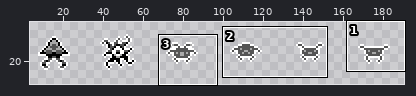
Sprite sheet, stored at assets/entities/enemies.png. The picture above shows the old version from afar; the outline marks the close-up.
Close-up. The starting point:
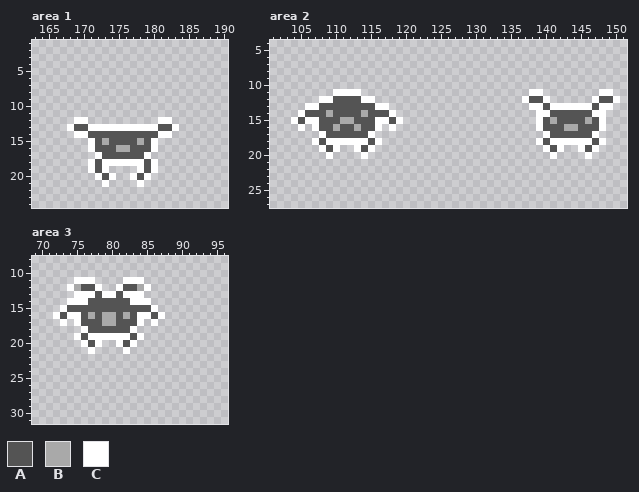
The file is 192x32 pixels. Shown: area 1: x 163..190, y 1..24; area 2: x 101..151, y 4..27; area 3: x 69..96, y 8..31. The wide view leaves out empty margins.
Palette (. is transparent): A #545454  B #a9a9a9  C #ffffff
Pixels before, area 1, first column x 168:
12 .CC..........CC.
13 CAACCCCCCCCCCAAC
14 .CCAAAAAAAAAACC.
15 ...CABAAAABAC...
16 ...CAAABBAAAC...
17 ....CAAAAAAC....
18 ...CACCCCCCAC...
19 ...CAC....CAC...
20 ....CAC..CAC....
21 .....C....C.....
Pixels before, area 2, first column x 104:
11 ......CCCC........................CC........CC.
12 ....CCAAAACC.....................CAAC......CAAC
13 ..CCAAAAAAAACC....................CCACCCCCCACC.
14 .CAAABAAAABAAAC....................CCAAAAAACC..
15 CACCAAABBAAACCAC...................CABAAAABAC..
16 .C.CAABAABAAC.C....................CAAABBAAAC..
17 ....CAAAAAAC........................CAAAAAAC...
18 ...CACCCCCCAC......................CACCCCCCAC..
19 ....CAC..CAC........................CAC..CAC...
20 .....C....C..........................C....C....
Pixels before, area 3, first column x 72:
11 ...CCC....CCC...
12 ..CBAAC..CAABC..
13 ...CCCACCACCC...
14 ..CCCAAAAAACCC..
15 .CAAAAAAAAAAAAC.
16 CACCABABBABACCAC
17 .C.CAAABBAAAC.C.
18 ....CAAAAAAC....
19 ...CACCCCCCAC...
20 ....CAC..CAC....
21 .....C....C.....
Now the later version:
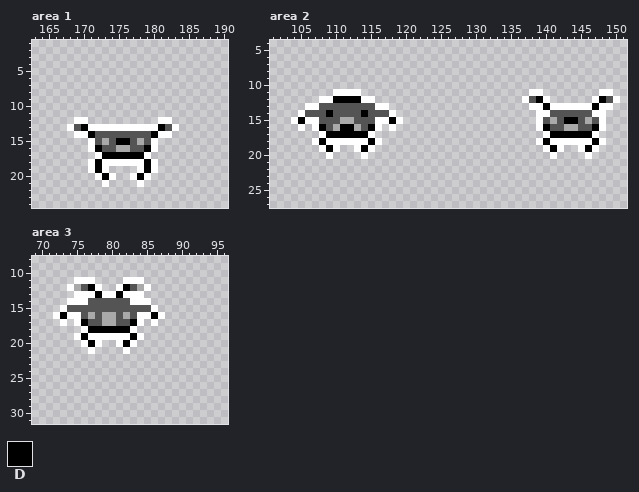
Colours new in this view: D #000000
What changed:
Area 1:
Colour D replaces colour A in row 13 at x 170 and 181; in row 14 at x 171 and 180; in row 15 at x 175 to 176; in row 16 at x 172 and 179; in row 17 at x 173 to 178; in rows 18 to 19 at x 172 and 179.
Colour D replaces colour A in row 20 at x 173 and 178.
Area 2:
Colour D replaces colour A in row 12 at x 110 to 113, 139 and 148; in row 13 at x 140 and 147; in row 15 at x 105, 118 and 143 to 144; in row 16 at x 108, 111 to 112, 115, 140 and 147; in row 17 at x 109 to 114 and 141 to 146; in row 18 at x 108, 115, 140 and 147.
Colour D replaces colour A in row 19 at x 109, 114, 141 and 146.
Colour D replaces colour B in row 14 at x 109 and 114.
Area 3:
Colour D replaces colour A in row 12 at x 77 and 82; in row 13 at x 78 and 81; in row 16 at x 73 and 86; in row 17 at x 76 and 83; in row 18 at x 77 to 82; in row 19 at x 76 and 83.
Colour D replaces colour A in row 20 at x 77 and 82.
